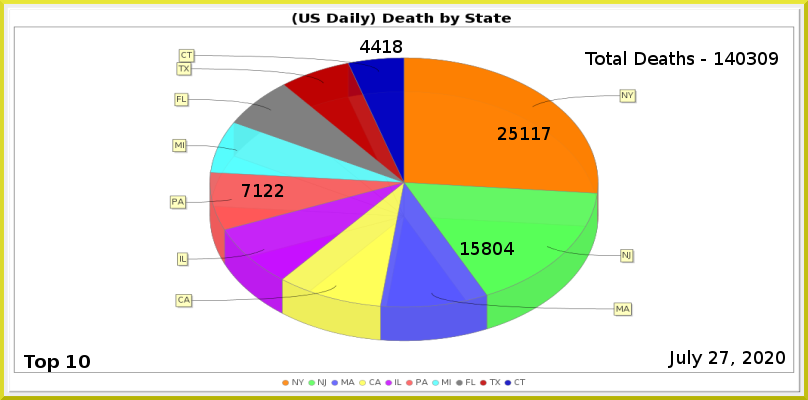
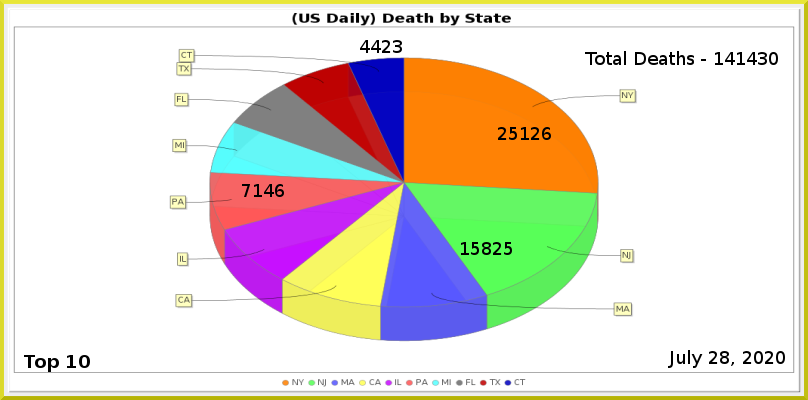
Revision of a layered w=808, h=400 image; what changed, layer by layer:
painted on "Least" over [382, 40, 402, 53]
painted on "PA" over [264, 184, 284, 197]
painted on "NJ" over [493, 242, 514, 255]
painted on "NY" over [531, 127, 551, 140]
renamed "Total Deaths - 140309" to "Total Deaths - 141430", painted on it over [736, 52, 778, 65]
painted on "Current Date" over [720, 351, 729, 364]
